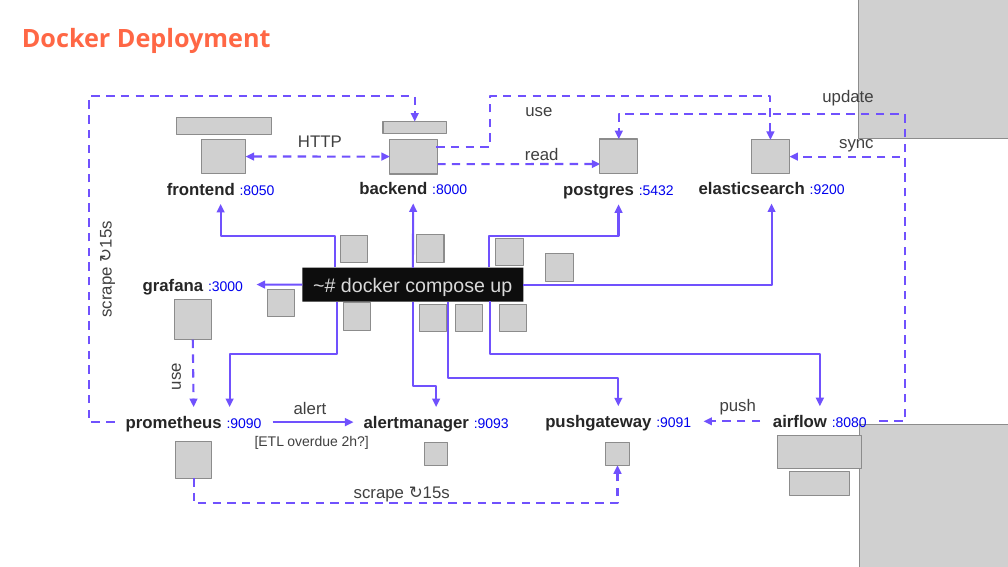
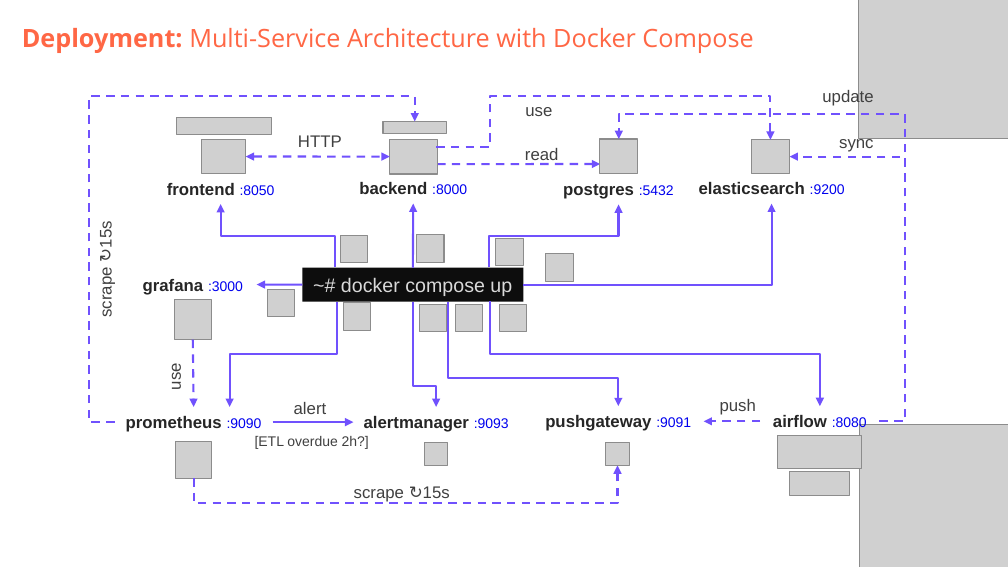
Before and after one commit to DataScientest-Studio/jun26bde-job-market, a slide deck: slide 9 of docs/defence/Defence.pptx. Drawn at 1008x567 pixels with LibreOffice and Linux fonts; fonts in the diff are those of the drawing; grey boxes stand for pictures; background and template pictures are left out. Boxes give left, top, right and bottom in pixels: in the first picture for what was removed or moved away, otherwise in the second. Text is boxed around its words. In the diff, an @@ line names an element or a change of style, - is before the commit and + after.

Commit message:
Add subtitles to most slides

```diff
--- a/docs/defence/Defence.pptx
+++ b/docs/defence/Defence.pptx
@@ subtitle at bbox=[22, 28, 753, 53]: text changed; bold off @@
-Docker Deployment
+Deployment: Multi-Service Architecture with Docker Compose
```
Also in this commit, not shown: 6 other slides changed.
